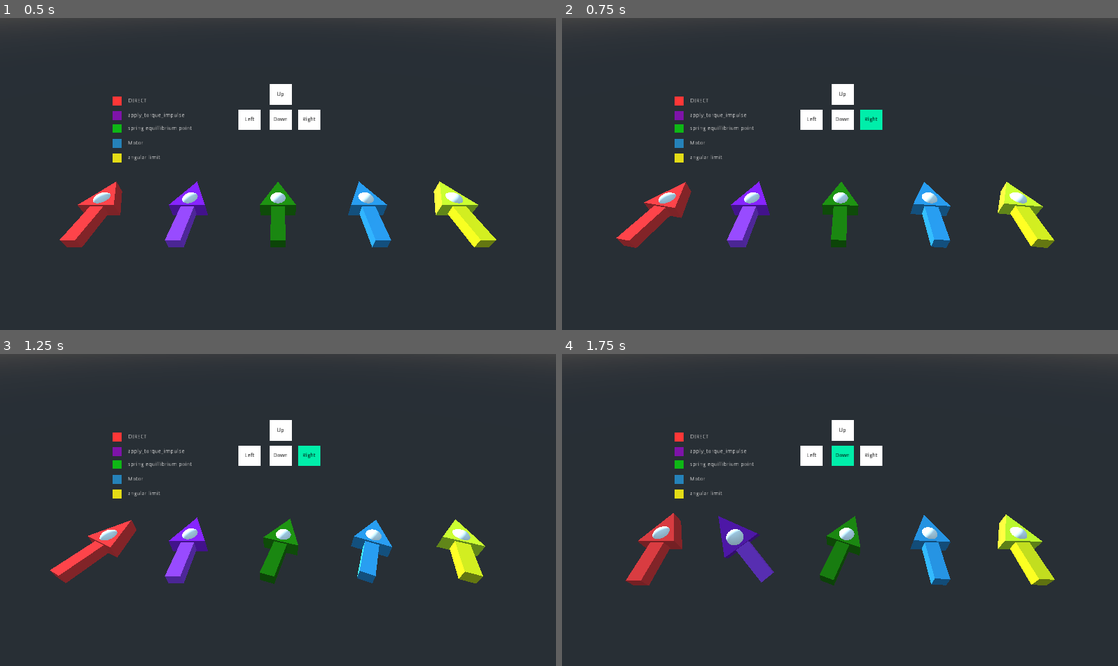
Above: before the commit, frames 1-4 (two rows, left to right).
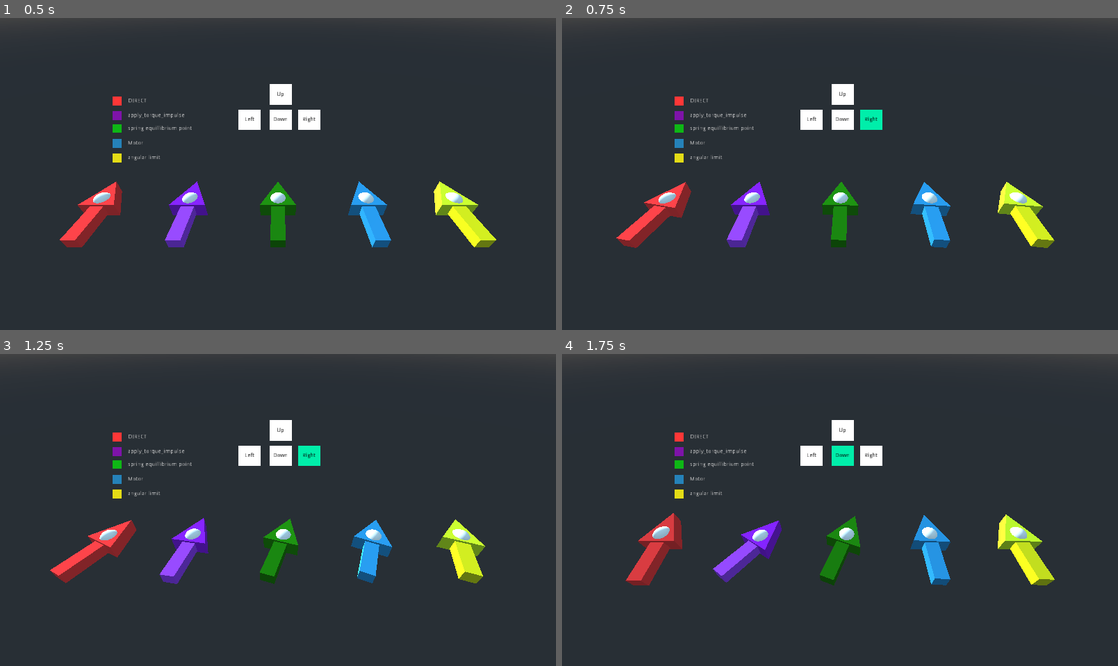
Above: after the commit, the same moments.

Repository: Wapit1/physic_joint_rotation_showcase
Game: Godot game, scene res://Main.tscn
Same seed, same stepped clock (60 frames per second), same inputs: the game is played once before the commit and once after it.
Inputs:
- Up to frame 1 (0.5 s): no input
- Up to frame 2 (0.75 s): tap Enter (ui_accept) at 0.5 s; hold Right (ui_right) from 0.53 s (still down)
- Up to frame 3 (1.25 s): keep holding Right (ui_right); tap Enter (ui_accept) at 0.77 s
- Up to frame 4 (1.75 s): release Right (ui_right) at 1.28 s; hold Down (ui_down) from 1.28 s (still down); tap Enter (ui_accept) at 1.52 s

Frame 1 is identical in both runs. In frame 2, less than 0.1% of the frame differs, in the area x 29-37%, y 52-74%; in frame 3, 0.4%; in frame 4, 1.6%, in the area x 27-40%, y 51-74%.

Commit message:
fix apply_torque_impulse rotation

Diff:
--- a/apply_torque.gd
+++ b/apply_torque.gd
@@ -27,15 +27,30 @@
 	if Input.is_action_just_pressed("ui_accept"):
 		target_rot =  Vector3.ZERO
 
-	if target_rot.length() >= PI:
-		target_rot = target_rot.normalized() *PI
+#	if target_rot.length() >= PI:
+#		target_rot = target_rot.normalized() *PI
+
+	var target_forward := Vector3.FORWARD
+
+	target_forward = target_forward.rotated(Vector3(0,1,0),-target_rot.y)
+	target_forward = target_forward.rotated(Vector3(1,0,0),-target_rot.x)
+	target_forward = target_forward.rotated(Vector3(0,0,1),-target_rot.z)
+
+	var torque := target_forward.cross(transform.basis.z)
+
+	apply_torque_impulse(torque/10)
+
+	if torque.length() == 0:
+		angular_damp = 1
+	else:
+		angular_damp = 0.05/torque.length()
 
 
-
-	var direction = -(global_transform.basis.get_euler() + target_rot).normalized()
-	if global_transform.basis.get_euler().round() == target_rot.round():
-#		apply_torque_impulse(-angular_velocity)
-		angular_damp = 1
-	elif angular_velocity.length() < max_speed || direction.normalized() != angular_velocity.normalized():
-		apply_torque_impulse(direction)
-		angular_damp = -1
+#
+#	var direction = -(global_transform.basis.get_euler() + target_rot).normalized()
+#	if global_transform.basis.get_euler().round() == target_rot.round():
+##		apply_torque_impulse(-angular_velocity)
+#		angular_damp = 1
+#	elif angular_velocity.length() < max_speed || direction.normalized() != angular_velocity.normalized():
+#		apply_torque_impulse(direction)
+#		angular_damp = -1
--- a/equillibrium_point.gd
+++ b/equillibrium_point.gd
@@ -53,7 +53,7 @@
 #		target_rot.z += -PI
 #		target_rot.y = PI - target_rot.y
 #		print("rot conversion")
-		print(target_rot/TAU)
+#		print(target_rot/TAU)
 #	if target_rot.z >= 0.44*TAU:
 #		target_rot.z = 0
 #		print("tau flip")
